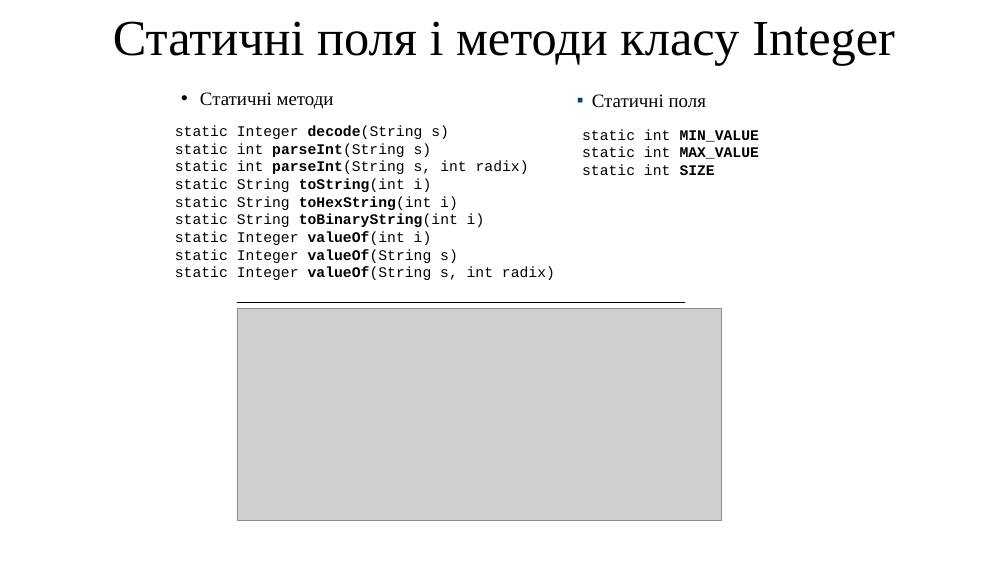
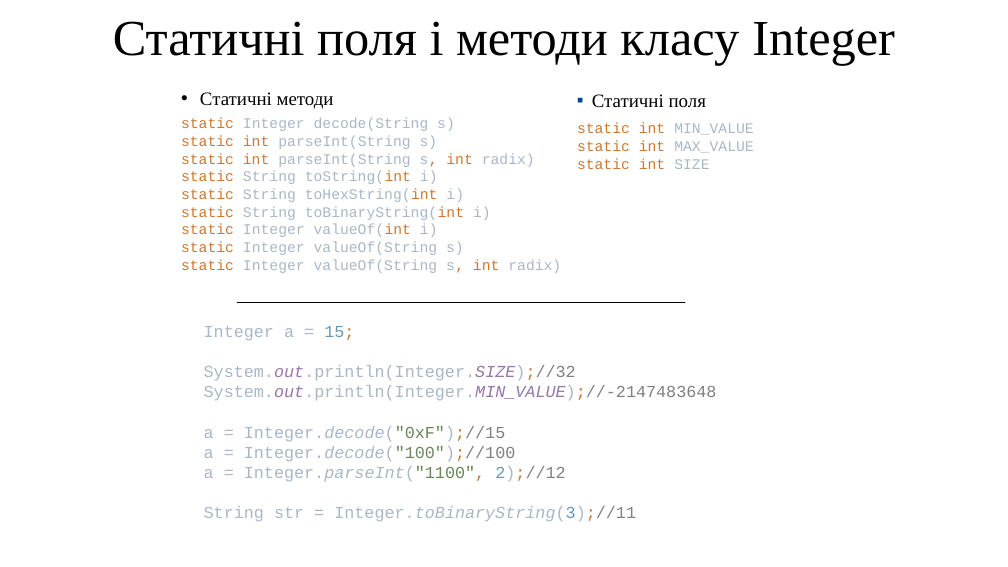
Before and after one commit to arg3ntuum/JavaCourse, a slide deck: slide 16 of Java Урок 6 Math.pptx (slide 17 before the commit). Drawn at 1008x567 pixels with LibreOffice and Linux fonts; fonts in the diff are those of the drawing; grey boxes stand for pictures. Boxes give left, top, right and bottom in pixels: in the first picture for what was removed or moved away, otherwise in the second. Text is boxed around its words. In the diff, an @@ line names an element or a change of style, - is before the commit and + after.

```diff
--- a/Java Урок 6 Math.pptx
+++ b/Java Урок 6 Math.pptx
@@ text "static Integer decode(String s) static ..." at [181, 118, 561, 273]: vertical alignment top to middle @@
@@ text at [181, 118, 561, 273]: text changed; text colour #000000 to #A9B7C6 @@
-static Integer decode(String s)
-static int parseInt(String s)
-static int parseInt(String s, int radix)
-static String toString(int i)
-static String toHexString(int i)
-static String toBinaryString(int i)
-static Integer valueOf(int i)
-static Integer valueOf(String s)
-static Integer valueOf(String s, int radix)
+static Integer decode(String s)
+static int parseInt(String s)
+static int parseInt(String s, int radix)
+static String toString(int i)
+static String toHexString(int i)
+static String toBinaryString(int i)
+static Integer valueOf(int i)
+static Integer valueOf(String s)
+static Integer valueOf(String s, int radix)
@@ text "static int MIN_VALUE static int ..." at [577, 123, 753, 169]: vertical alignment top to middle @@
@@ text at [577, 123, 753, 169]: text changed; text colour #000000 to #CC7832 @@
-static int MIN_VALUE
-static int MAX_VALUE
-static int SIZE
+static int MIN_VALUE
+static int MAX_VALUE
+static int SIZE
@@ text added at [204, 326, 717, 522], 16 pt, text #A9B7C6 @@
+Integer a = 15;
+System.out.println(Integer.SIZE);//32
+System.out.println(Integer.MIN_VALUE);//-2147483648
+a = Integer.decode("0xF");//15
+a = Integer.decode("100");//100
+a = Integer.parseInt("1100", 2);//12
+String str = Integer.toBinaryString(3);//11
@@ picture removed at [237, 309, 721, 521] @@
```
Also in this commit, not shown: 1 other slide changed, 1 slide removed.
